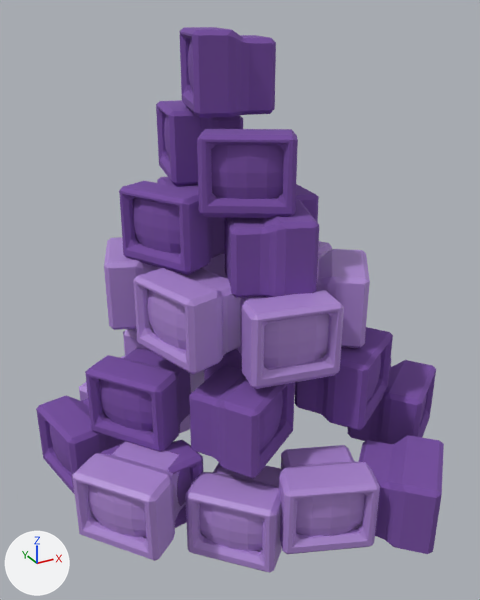
Two versions of the Blender file res/models/blend/tvs.blend, one commit apart.
Both versions are drawn from a 50 mm lens placed at (-2.77, -4.7, 3.91), pointed at (-0.19, -0.02, 1.56). Lighting does not change. The marker at lower left points along +X, +Y and +Z.

Script lines for the objects in view, before the commit:
```python
ob_tv_008 = bpy.data.objects.new('Tv.008', me_cube_014)
ob_tv_008.location = (-0.463, -0.688, 0.854)
ob_tv_008.rotation_euler = (1.571, 0.0, -0.997)  # degrees (90, 0, -57)
ob_tv_012 = bpy.data.objects.new('Tv.012', me_cube_026)
ob_tv_012.location = (-0.166, -0.754, 1.559)
ob_tv_012.rotation_euler = (1.571, 0.0, -1.757)  # degrees (90, 0, -101)
ob_tv_024 = bpy.data.objects.new('Tv.024', me_cube_058)
ob_tv_024.location = (-0.677, 0.307, 2.254)
ob_tv_024.rotation_euler = (1.571, 0.0, -2.692)  # degrees (90, 0, -154)
ob_tv_030 = bpy.data.objects.new('Tv.030', me_cube_063)
ob_tv_030.location = (-1.496, -0.561, 0.316)
ob_tv_030.rotation_euler = (1.571, 0.0, -2.489)  # degrees (90, 0, -143)
ob_tv_032 = bpy.data.objects.new('Tv.032', me_cube_065)
ob_tv_032.location = (-0.236, 0.831, 2.825)
ob_tv_032.rotation_euler = (1.571, 0.0, 2.91)  # degrees (90, 0, 167)
# also in view: 'Tv.028' at (0.55, -1.46, 0.24); 'Tv.033' at (-0.13, 0.37, 3.44); 'Tv.031' at (-0.11, -1.21, 0.25); 'Tv.016' at (-1.52, 0.47, 0.24); 'Tv.002' at (-0.07, -0.34, 2.11)
```
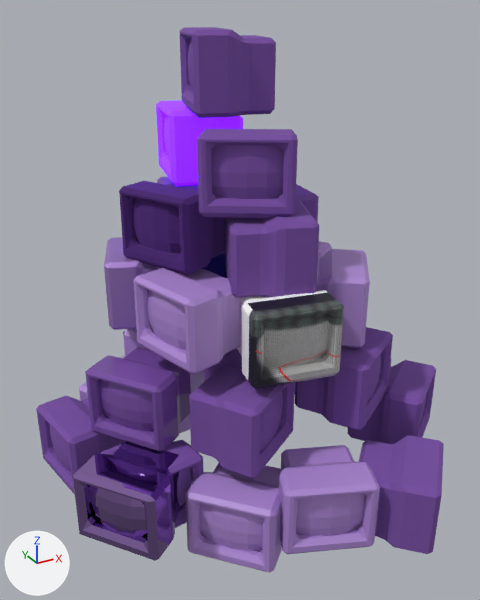
Where the change shows, as pixel boxes [x1, y1, x2, y2] in the pictures (480 x 600 px):
'Tv.030', recoloured
    both: [72, 441, 186, 561]
'Tv.012', recoloured (purple to grey)
    both: [237, 290, 344, 389]
'Tv.024', recoloured
    both: [119, 181, 225, 275]
'Tv.032', recoloured
    both: [156, 100, 243, 186]

Patch to the scene script:
```diff
--- a/res/models/blend/tvs.blend.py
+++ b/res/models/blend/tvs.blend.py
@@ img_3213213213_png @@
+img_3213213213_png = load_image('3213213213.png', '_unpacked/3213213213.png', 1920, 1080, 'sRGB')
@@ mat_blue_002 @@
+mat_blue_002 = principled_material('blue.002')
+mat_blue_002.base_color = (0.184, 0.0762, 0.361)  # purple #774ea2
+mat_blue_002.roughness = 1.0
+mat_blue_002.emission_color = (0.12, 0.000163, 1.0)  # purple #6101ff
+mat_blue_002.emission_strength = 2.0
@@ mat_walls_003 @@
+mat_walls_003 = principled_material('walls.003')
+mat_walls_003.base_color = (0.413, 0.242, 0.644)  # purple #ac87d2
+mat_walls_003.metallic = 1.0
+mat_walls_003.roughness = 0.0
@@ mat_blue_003 @@
+mat_blue_003 = principled_material('blue.003')
+mat_blue_003.base_color = (0.184, 0.0762, 0.361)  # purple #774ea2
+mat_blue_003.metallic = 1.0
+mat_blue_003.roughness = 1.0
@@ mat_walls_004 @@
+mat_walls_004 = principled_material('walls.004')
+mat_walls_004.texture = img_3213213213_png
@@ me_cube_026 @@
 me_cube_026.from_pydata(...)  # 610 vertices, 404 faces; spans x -0.424..0.241, y -0.336..0.297, z -0.373..0.373
-me_cube_026.materials.append(mat_walls_001)  # purple #ac87d2
+me_cube_026.materials.append(mat_walls_004)  # picture img_3213213213_png
@@ me_cube_058 @@
 me_cube_058.from_pydata(...)  # 610 vertices, 404 faces; spans x -0.424..0.241, y -0.336..0.297, z -0.373..0.373
-me_cube_058.materials.append(mat_blue_001)  # purple #774ea2
+me_cube_058.materials.append(mat_blue_003)  # purple #774ea2
@@ me_cube_063 @@
 me_cube_063.from_pydata(...)  # 610 vertices, 404 faces; spans x -0.424..0.241, y -0.336..0.297, z -0.373..0.373
-me_cube_063.materials.append(mat_walls_001)  # purple #ac87d2
+me_cube_063.materials.append(mat_walls_003)  # purple #ac87d2
@@ me_cube_065 @@
 me_cube_065.from_pydata(...)  # 610 vertices, 404 faces; spans x -0.424..0.241, y -0.336..0.297, z -0.373..0.373
-me_cube_065.materials.append(mat_blue_001)  # purple #774ea2
+me_cube_065.materials.append(mat_blue_002)  # purple #774ea2
```
